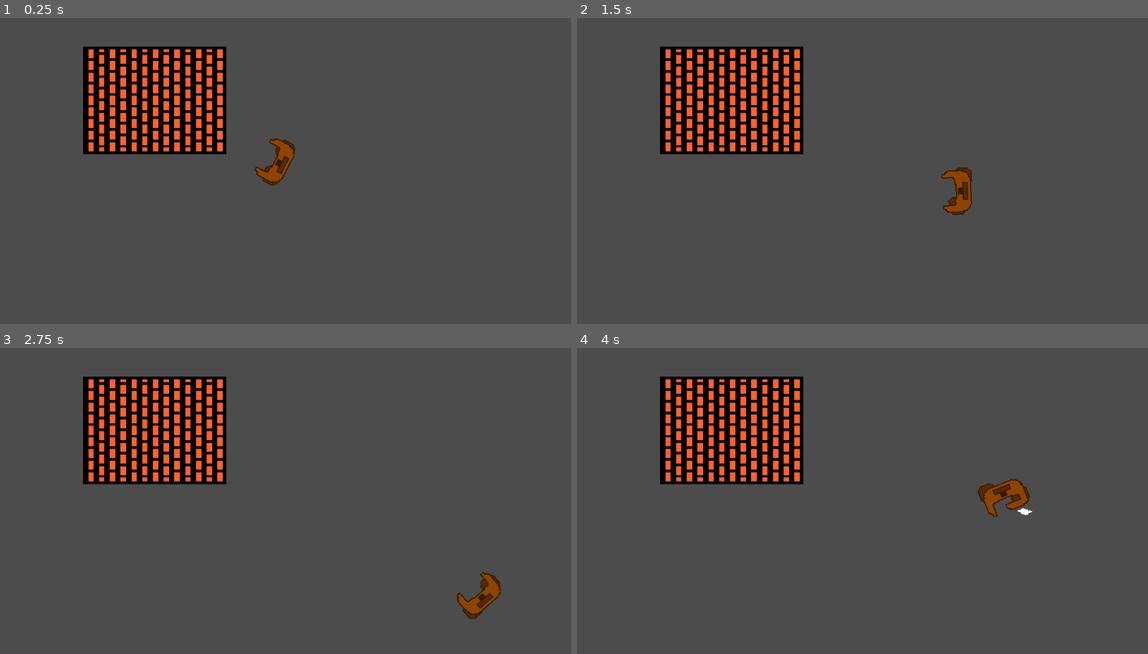
Above: before the commit, frames 1-4 (two rows, left to right).
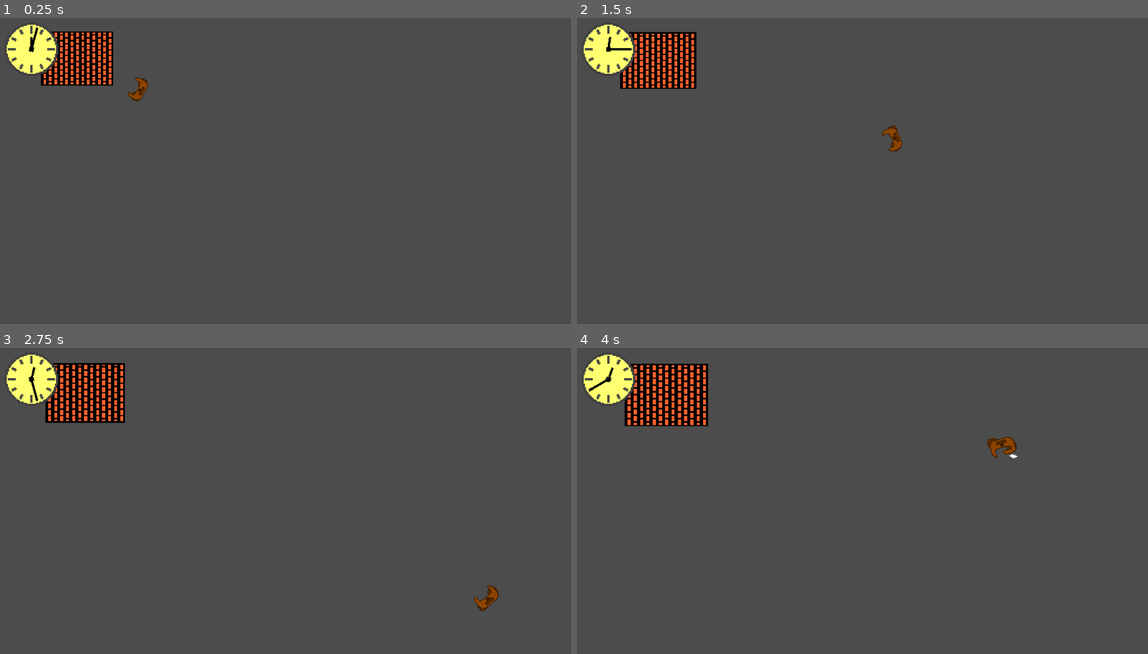
Above: after the commit, the same moments.

Repository: marc-hugh-tom/game-off-2020
Game: Godot game, scene res://nodes/PlayState.tscn
The game is run twice, just before and just after one commit, with the same random seed, the same clock (stepped at 60 frames per second) and the same inputs. Before the commit the project starts from res://nodes/Main.tscn.
Inputs (mouse positions are in pixels of both pictures, inside the frame that each line leads up to):
- Up to frame 1 (0.25 s): no input
- Up to frame 2 (1.5 s): move the mouse to (988, 167) at 0.52 s; press the mouse at (988, 167) at 0.53 s; hold D (right) 0.53-1.28 s; move the mouse to (748, 198) at 1.27 s; release the mouse at (748, 198) at 1.28 s; hold S (down) from 1.28 s (still down); click (748, 198) at 1.35 s
- Up to frame 3 (2.75 s): move the mouse to (342, 439) at 2.02 s; release S (down) at 2.03 s; press the mouse at (342, 439) at 2.03 s; hold D (right) from 2.03 s (still down)
- Up to frame 4 (4 s): move the mouse to (833, 580) at 2.77 s; release D (right) at 2.78 s; release the mouse at (833, 580) at 2.78 s; hold W (up) 2.78-3.53 s; click (833, 580) at 2.85 s; move the mouse to (1033, 562) at 3.52 s; press the mouse at (1033, 562) at 3.53 s; hold A (left) from 3.53 s (still down)

The runs differ from the first frame. In frame 1, 11% of the frame differs, in the area x 1-52%, y 2-55%; in frame 2, 12%; in frame 3, 11%; in frame 4, 12%, in the area x 1-80%, y 2-56%.

Commit message:
Hooked up clock to scale and player speed

Diff:
--- a/nodes/Main.tscn
+++ /dev/null
@@ -1,23 +0,0 @@
-[gd_scene load_steps=4 format=2]
-
-[ext_resource path="res://nodes/Werewolf.tscn" type="PackedScene" id=1]
-[ext_resource path="res://assets/sprites/building.png" type="Texture" id=2]
-
-[sub_resource type="RectangleShape2D" id=1]
-extents = Vector2( 127.826, 96.2069 )
-
-[node name="Main" type="Node2D"]
-
-[node name="House" type="StaticBody2D" parent="."]
-position = Vector2( 280, 152 )
-
-[node name="Sprite" type="Sprite" parent="House"]
-position = Vector2( 0.196289, -0.498215 )
-scale = Vector2( 3.2048, 1.60151 )
-texture = ExtResource( 2 )
-
-[node name="CollisionShape2D" type="CollisionShape2D" parent="House"]
-shape = SubResource( 1 )
-
-[node name="Werewolf" parent="." instance=ExtResource( 1 )]
-position = Vector2( 503.012, 264.272 )
--- /dev/null
+++ b/nodes/PlayState.tscn
@@ -0,0 +1,33 @@
+[gd_scene load_steps=6 format=2]
+
+[ext_resource path="res://nodes/Werewolf.tscn" type="PackedScene" id=1]
+[ext_resource path="res://assets/sprites/building.png" type="Texture" id=2]
+[ext_resource path="res://scripts/PlayState.gd" type="Script" id=3]
+[ext_resource path="res://nodes/Clock.tscn" type="PackedScene" id=4]
+
+[sub_resource type="RectangleShape2D" id=1]
+extents = Vector2( 127.826, 96.2069 )
+
+[node name="PlayState" type="Node2D"]
+script = ExtResource( 3 )
+
+[node name="Map" type="Node2D" parent="."]
+
+[node name="House" type="StaticBody2D" parent="Map"]
+position = Vector2( 280, 152 )
+
+[node name="Sprite" type="Sprite" parent="Map/House"]
+position = Vector2( 0.196289, -0.498215 )
+scale = Vector2( 3.2048, 1.60151 )
+texture = ExtResource( 2 )
+
+[node name="CollisionShape2D" type="CollisionShape2D" parent="Map/House"]
+shape = SubResource( 1 )
+
+[node name="Werewolf" parent="Map" instance=ExtResource( 1 )]
+position = Vector2( 503.012, 264.272 )
+
+[node name="HUD" type="Node2D" parent="."]
+
+[node name="Clock" parent="HUD" instance=ExtResource( 4 )]
+position = Vector2( 60, 60 )
--- a/project.godot
+++ b/project.godot
@@ -16,7 +16,7 @@
 [application]
 
 config/name="game-off-2020"
-run/main_scene="res://nodes/Main.tscn"
+run/main_scene="res://nodes/PlayState.tscn"
 config/icon="res://icon.png"
 
 [input]
--- /dev/null
+++ b/scripts/PlayState.gd
@@ -0,0 +1,28 @@
+extends Node2D
+
+var map_scale_noon = 2
+var map_scale_midnight = 0.5
+
+var player_speed_noon = 100
+var player_speed_midnight = 400
+
+func _ready():
+	pass # Replace with function body.
+
+func _process(delta):
+	update_map_scale()
+	update_player_speed()
+
+func update_map_scale():
+	var fraction = $HUD/Clock.get_day_night_fraction()
+	var a = (map_scale_noon + map_scale_midnight) / 2
+	var b = abs(a - map_scale_midnight)
+	var map_scale = a + b * fraction
+	$Map.set_scale(Vector2(map_scale, map_scale))
+
+func update_player_speed():
+	var fraction = $HUD/Clock.get_day_night_fraction()
+	var a = (player_speed_noon + player_speed_midnight) / 2
+	var b = abs(a - player_speed_midnight)
+	var player_speed = a + b * fraction * -1
+	$Map/Werewolf.set_speed(player_speed)
--- a/scripts/Werewolf.gd
+++ b/scripts/Werewolf.gd
@@ -11,7 +11,7 @@
 
 func _input(event):
 	if event is InputEventMouseMotion:
-		facing = event.position
+		facing = event.position / get_global_scale()
 	if event.is_action_pressed("attack"):
 		attack()
 
@@ -37,3 +37,6 @@
 func attack():
 	$Body.play("attack")
 	$Body.connect("animation_finished", $Body, "play", ["default"], CONNECT_ONESHOT)
+
+func set_speed(new_speed):
+	speed = new_speed
